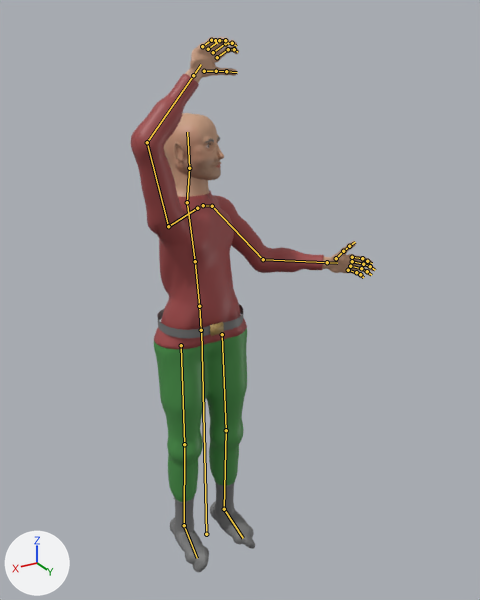
What one commit did to the glTF model assets/models/creatures/player_m_bald.glb.
Before and after are seen from a 50 mm lens placed at (1.03, 2.0, 2.06), pointed at (-0.12, 0.07, 1.1). The lights are fixed; the arrows at lower left show +X, +Y and +Z. The picture after the commit comes second. Both versions are drawn at frame 1 of the action 'swing'; the numbers are the values there. The bones that change, and the others that lie on the model, are drawn over the model as lines.

Names of what the first picture shows: 'player_m_bald'.
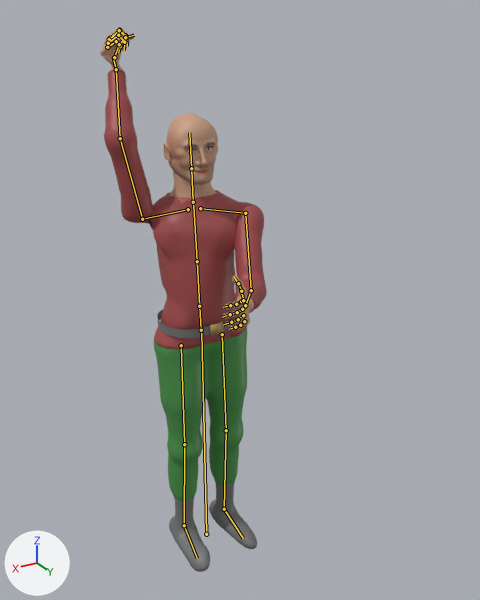
Changed parts and their boxes [x1, y1, x2, y2] in the pictures (480 x 600 px):
'player_m_bald', posed (31% narrower): before [131, 37, 375, 572]; after [100, 27, 267, 572]
bone 'spine', root to tip: before (199, 306) to (195, 261); after (199, 306) to (197, 261)
bone 'chest', root to tip: before (195, 261) to (187, 205); after (197, 261) to (193, 205)
bone 'upper_arm.L', root to tip: before (212, 206) to (263, 259); after (245, 213) to (251, 290)
bone 'forearm.L', root to tip: before (263, 259) to (327, 262); after (251, 290) to (245, 305)
bone 'upper_arm.R', root to tip: before (168, 226) to (147, 142); after (142, 219) to (120, 138)
bone 'forearm.R', root to tip: before (147, 142) to (193, 75); after (120, 138) to (116, 69)
bone 'hand.R', root to tip: before (193, 75) to (201, 64); after (116, 69) to (113, 57)
bone 'index.01.R', root to tip: before (217, 57) to (228, 49); after (110, 38) to (119, 30)
bone 'index.02.R', root to tip: before (228, 49) to (234, 49); after (119, 30) to (125, 35)
bone 'middle.01.R', root to tip: before (213, 52) to (225, 43); after (109, 39) to (119, 30)
bone 'middle.02.R', root to tip: before (225, 43) to (232, 43); after (119, 30) to (126, 37)
bone 'pinky.01.R', root to tip: before (202, 46) to (211, 40); after (107, 47) to (116, 41)
bone 'pinky.02.R', root to tip: before (211, 40) to (215, 40); after (116, 41) to (120, 46)
bone 'ring.01.R', root to tip: before (208, 49) to (219, 40); after (108, 43) to (118, 35)
bone 'ring.02.R', root to tip: before (219, 40) to (225, 40); after (118, 35) to (124, 42)
bone 'thumb.01.R', root to tip: before (204, 71) to (216, 71); after (114, 57) to (119, 44)
bone 'thumb.02.R', root to tip: before (216, 71) to (226, 71); after (119, 44) to (125, 37)
bone 'head', root to tip: before (189, 168) to (187, 132); after (191, 168) to (189, 132)

What the commit changed:
Bone 'spine' (bone_spine) turns from (-6, 10, -1) to (-2, -10, 0) degrees about its own x, y and z.
Bone 'chest' (bone_chest) turns from (0, 28, 2) to (-2, -15, 0) degrees about its own x, y and z.
Bone 'upper_arm.L' (bone_upper_arm_l) turns from (32, -8, -20) to (41, 10, -34) degrees about its own x, y and z.
Bone 'forearm.L' (bone_forearm_l) turns from (47, 0, 0) to (53, 0, 0) degrees about its own x, y and z.
Bone 'upper_arm.R' (bone_upper_arm_r) turns from (1, 58, -120) to (165, 10, 47) degrees about its own x, y and z.
Bone 'forearm.R' (bone_forearm_r) turns from (52, 0, 0) to (42, 0, 0) degrees about its own x, y and z.
Bone 'hand.R' (bone_hand_r) turns from (0, 0, 0) to (-48, 0, 0) degrees about its own x, y and z.
Bone 'index.01.R' (bone_index_01_r) turns from (0, 0, 34) to (0, 0, 62) degrees about its own x, y and z.
Bone 'index.02.R' (bone_index_02_r) turns from (0, 0, 45) to (0, 0, 81) degrees about its own x, y and z.
Bone 'middle.01.R' (bone_middle_01_r) turns from (0, 0, 34) to (0, 0, 62) degrees about its own x, y and z.
Bone 'middle.02.R' (bone_middle_02_r) turns from (0, 0, 45) to (0, 0, 81) degrees about its own x, y and z.
Bone 'pinky.01.R' (bone_pinky_01_r) turns from (0, 0, 38) to (0, 0, 68) degrees about its own x, y and z.
Bone 'pinky.02.R' (bone_pinky_02_r) turns from (0, 0, 49) to (0, 0, 89) degrees about its own x, y and z.
Bone 'ring.01.R' (bone_ring_01_r) turns from (0, 0, 36) to (0, 0, 65) degrees about its own x, y and z.
Bone 'ring.02.R' (bone_ring_02_r) turns from (0, 0, 47) to (0, 0, 85) degrees about its own x, y and z.
Bone 'thumb.01.R' (bone_thumb_01_r) turns from (1, 0, 7) to (-9, 0, 33) degrees about its own x, y and z.
Bone 'thumb.02.R' (bone_thumb_02_r) turns from (2, 0, 15) to (-13, 0, 41) degrees about its own x, y and z.
Bone 'head' (bone_head) turns from (0, 0, 0) to (3, 19, 1) degrees about its own x, y and z.
